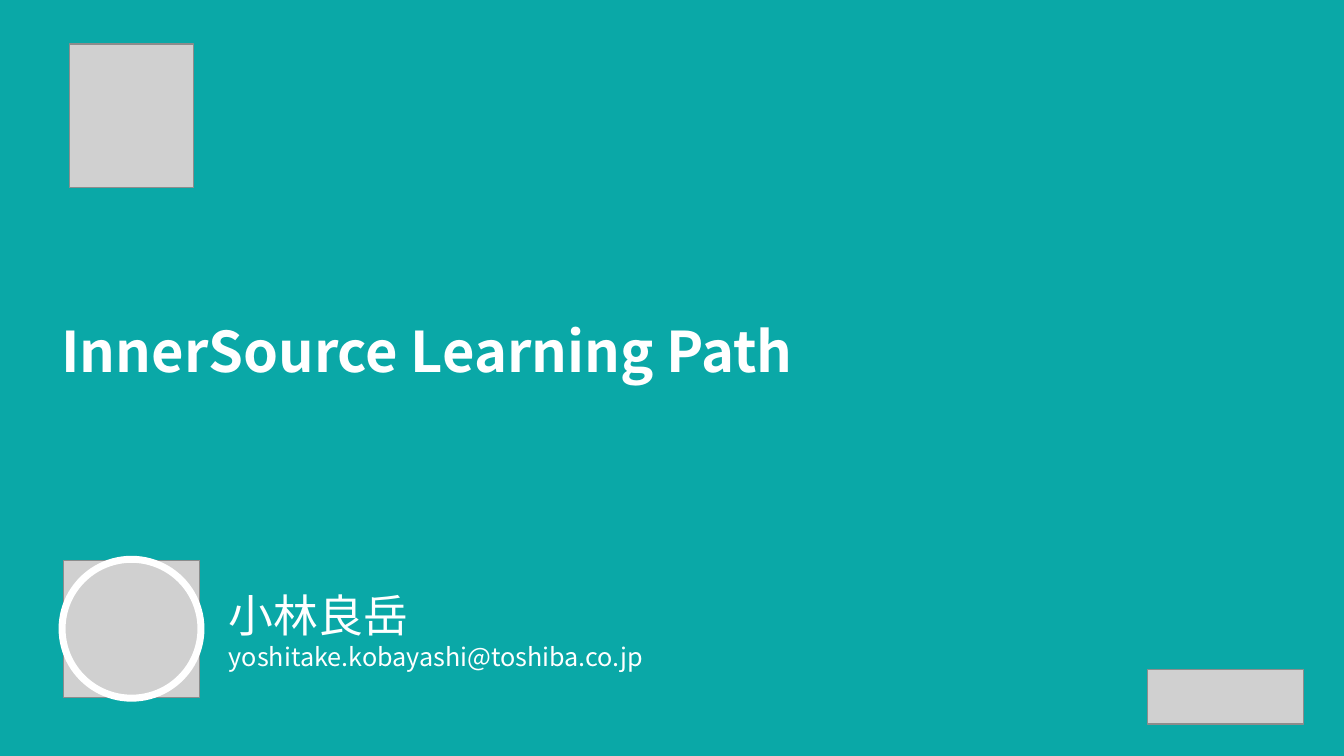
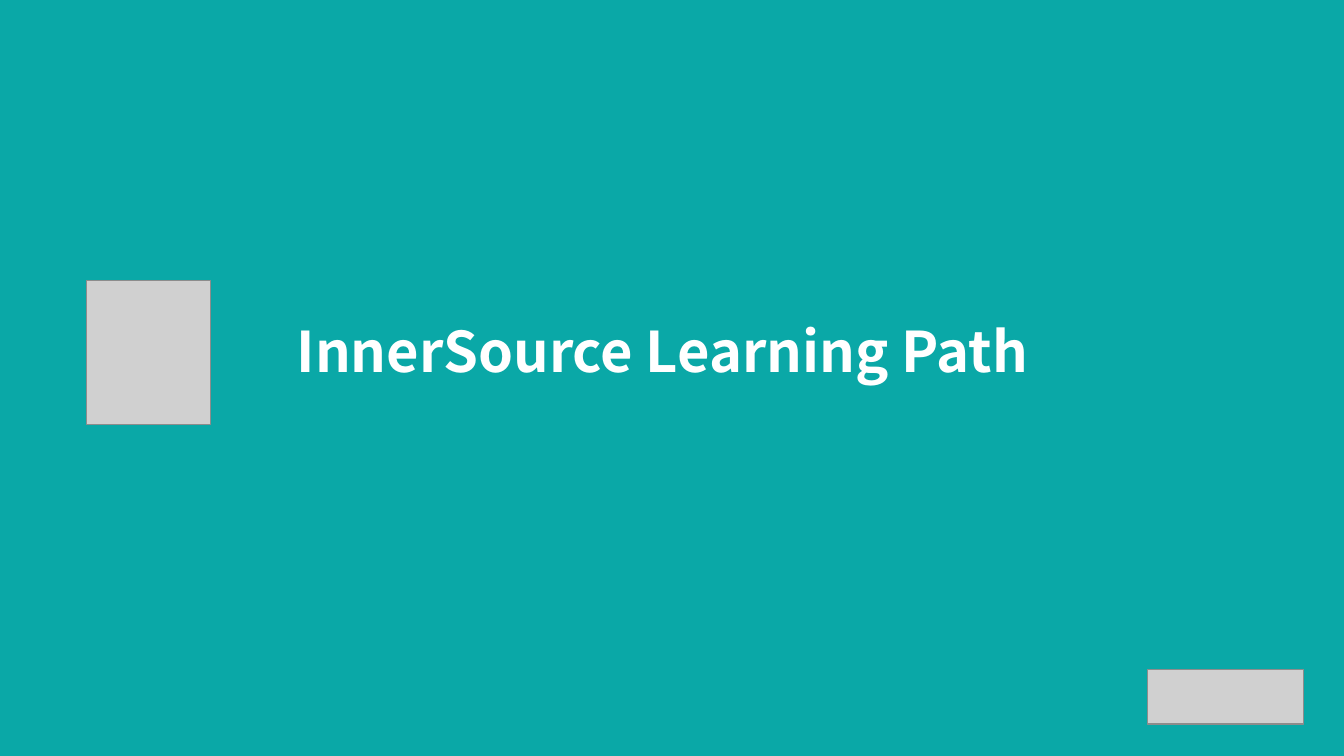
Before and after one commit to ystk/InnerSourceLearningPath-Presentation, a slide deck: slide 1 of InnerSource Learning Path-ja.pptx. Drawn at 1344x756 pixels with LibreOffice and Linux fonts; fonts in the diff are those of the drawing; grey boxes stand for pictures. Boxes give left, top, right and bottom in pixels: in the first picture for what was removed or moved away, otherwise in the second. Text is boxed around its words. In the diff, an @@ line names an element or a change of style, - is before the commit and + after.

Commit message:
InnerSource Learning Path-ja: Update cover page

```diff
--- a/InnerSource Learning Path-ja.pptx
+++ b/InnerSource Learning Path-ja.pptx
@@ picture: place and size @@
-picture at (70,44,194,188)
+picture at (87,280,211,423)
@@ text "InnerSource Learning Path": place and size @@
-text "InnerSource Learning Path" at (62,326,792,386)
+text "InnerSource Learning Path" at (297,326,1027,386)
@@ ellipse removed at (63,560,202,699) @@
@@ picture removed at (64,561,201,698) @@
@@ text removed at (229,594,643,672) @@
-小林良岳
-yoshitake.kobayashi@toshiba.co.jp
```
Also in this commit, not shown: 1 other slide changed.
